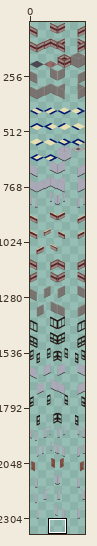
Sprite sheet -- Content/SheetsOrigin/cubiclewallssheet.png. Above, an overview of the earlier version with the close-up marked.
Close-up. Old version:
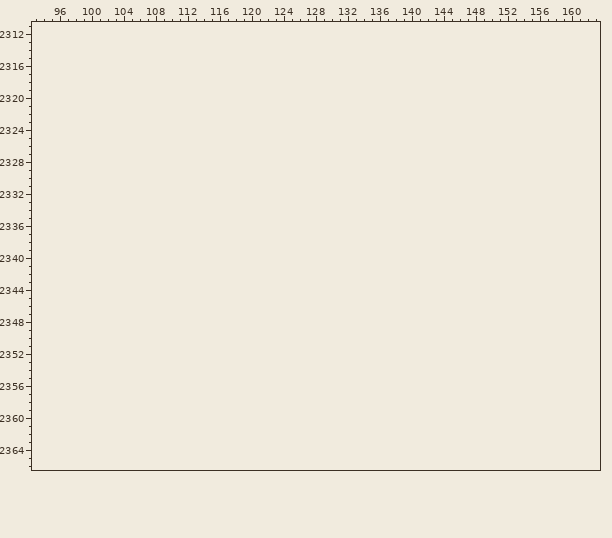
The file is 256x2304 pixels. Colours within 5 levels of each other are drawn and written as one. Shown: x 93..163, y 2311..2366. The old version is drawn lined up with the new one, on the new canvas. The wide view leaves out empty margins. The commit also changed other parts of the picture, which this record leaves out.
The result:
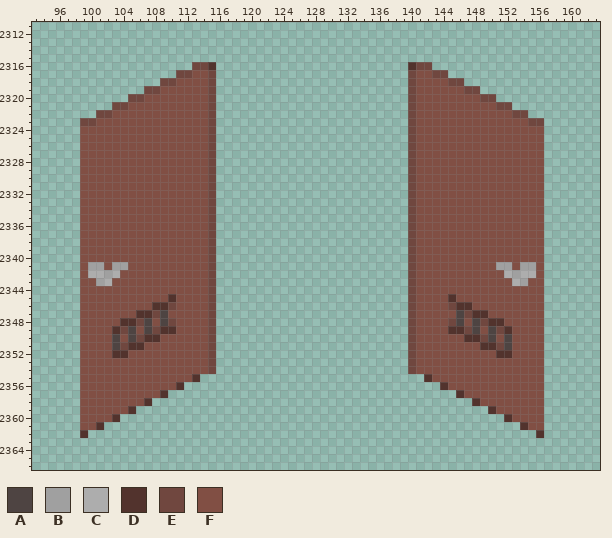
Palette (. is transparent): A #4e4442  B #a0a0a0  C #adadad  D #52332d  E #70473f  F #814f44
Difference:
canvas 256x2304 -> 256x2376
@@ x 93..163 @@
 2315 .......................................................................
-2316 .......................................................................
-2317 .......................................................................
-2318 .......................................................................
-2319 .......................................................................
-2320 .......................................................................
-2321 .......................................................................
-2322 .......................................................................
-2323 .......................................................................
-2324 .......................................................................
-2325 .......................................................................
-2326 .......................................................................
-2327 .......................................................................
-2328 .......................................................................
-2329 .......................................................................
-2330 .......................................................................
-2331 .......................................................................
-2332 .......................................................................
-2333 .......................................................................
-2334 .......................................................................
-2335 .......................................................................
-2336 .......................................................................
-2337 .......................................................................
-2338 .......................................................................
-2339 .......................................................................
-2340 .......................................................................
-2341 .......................................................................
-2342 .......................................................................
-2343 .......................................................................
-2344 .......................................................................
-2345 .......................................................................
-2346 .......................................................................
-2347 .......................................................................
-2348 .......................................................................
-2349 .......................................................................
-2350 .......................................................................
-2351 .......................................................................
-2352 .......................................................................
-2353 .......................................................................
-2354 .......................................................................
-2355 .......................................................................
-2356 .......................................................................
-2357 .......................................................................
-2358 .......................................................................
-2359 .......................................................................
-2360 .......................................................................
-2361 .......................................................................
-2362 .......................................................................
+2316 ....................EED........................DEE.....................
+2317 ..................EEFFE........................EFFEE...................
+2318 ................EEFFFFE........................EFFFFEE.................
+2319 ..............EEFFFFFFE........................EFFFFFFEE...............
+2320 ............EEFFFFFFFFE........................EFFFFFFFFEE.............
+2321 ..........EEFFFFFFFFFFE........................EFFFFFFFFFFEE...........
+2322 ........EEFFFFFFFFFFFFE........................EFFFFFFFFFFFFEE.........
+2323 ......EEFFFFFFFFFFFFFFE........................EFFFFFFFFFFFFFFEE.......
+2324 ......FFFFFFFFFFFFFFFFE........................EFFFFFFFFFFFFFFFF.......
+2325 ......FFFFFFFFFFFFFFFFE........................EFFFFFFFFFFFFFFFF.......
+2326 ......FFFFFFFFFFFFFFFFE........................EFFFFFFFFFFFFFFFF.......
+2327 ......FFFFFFFFFFFFFFFFE........................EFFFFFFFFFFFFFFFF.......
+2328 ......FFFFFFFFFFFFFFFFE........................EFFFFFFFFFFFFFFFF.......
+2329 ......FFFFFFFFFFFFFFFFE........................EFFFFFFFFFFFFFFFF.......
+2330 ......FFFFFFFFFFFFFFFFE........................EFFFFFFFFFFFFFFFF.......
+2331 ......FFFFFFFFFFFFFFFFE........................EFFFFFFFFFFFFFFFF.......
+2332 ......FFFFFFFFFFFFFFFFE........................EFFFFFFFFFFFFFFFF.......
+2333 ......FFFFFFFFFFFFFFFFE........................EFFFFFFFFFFFFFFFF.......
+2334 ......FFFFFFFFFFFFFFFFE........................EFFFFFFFFFFFFFFFF.......
+2335 ......FFFFFFFFFFFFFFFFE........................EFFFFFFFFFFFFFFFF.......
+2336 ......FFFFFFFFFFFFFFFFE........................EFFFFFFFFFFFFFFFF.......
+2337 ......FFFFFFFFFFFFFFFFE........................EFFFFFFFFFFFFFFFF.......
+2338 ......FFFFFFFFFFFFFFFFE........................EFFFFFFFFFFFFFFFF.......
+2339 ......FFFFFFFFFFFFFFFFE........................EFFFFFFFFFFFFFFFF.......
+2340 ......FFFFFFFFFFFFFFFFE........................EFFFFFFFFFFFFFFFF.......
+2341 ......FBBFBBFFFFFFFFFFE........................EFFFFFFFFFFBBFBBF.......
+2342 ......FCCBCFFFFFFFFFFFE........................EFFFFFFFFFFFCBCCF.......
+2343 ......FFBCFFFFFFFFFFFFE........................EFFFFFFFFFFFFCBFF.......
+2344 ......FFFFFFFFFFFFFFFFE........................EFFFFFFFFFFFFFFFF.......
+2345 ......FFFFFFFFFFFDFFFFE........................EFFFFDFFFFFFFFFFF.......
+2346 ......FFFFFFFFFDDEFFFFE........................EFFFFEDDFFFFFFFFF.......
+2347 ......FFFFFFFDDEAFFFFFE........................EFFFFFAEDDFFFFFFF.......
+2348 ......FFFFFDDEAFAEFFFFE........................EFFFFEAFAEDDFFFFF.......
+2349 ......FFFFDEAFAEDDFFFFE........................EFFFFDDEAFAEDFFFF.......
+2350 ......FFFFAFAEDDFFFFFFE........................EFFFFFFDDEAFAFFFF.......
+2351 ......FFFFAEDDFFFFFFFFE........................EFFFFFFFFDDEAFFFF.......
+2352 ......FFFFDDFFFFFFFFFFE........................EFFFFFFFFFFDDFFFF.......
+2353 ......FFFFFFFFFFFFFFFFE........................EFFFFFFFFFFFFFFFF.......
+2354 ......FFFFFFFFFFFFFFFFE........................EFFFFFFFFFFFFFFFF.......
+2355 ......FFFFFFFFFFFFFFD............................DFFFFFFFFFFFFFF.......
+2356 ......FFFFFFFFFFFFD................................DFFFFFFFFFFFF.......
+2357 ......FFFFFFFFFFD....................................DFFFFFFFFFF.......
+2358 ......FFFFFFFFD........................................DFFFFFFFF.......
+2359 ......FFFFFFD............................................DFFFFFF.......
+2360 ......FFFFD................................................DFFFF.......
+2361 ......FFD....................................................DFF.......
+2362 ......D........................................................D.......
 2363 .......................................................................
Changed places in both close-ups, as pixel boxes (x1, y1, x2, y2):
added: (80, 62, 216, 438)
added: (408, 62, 544, 438)
